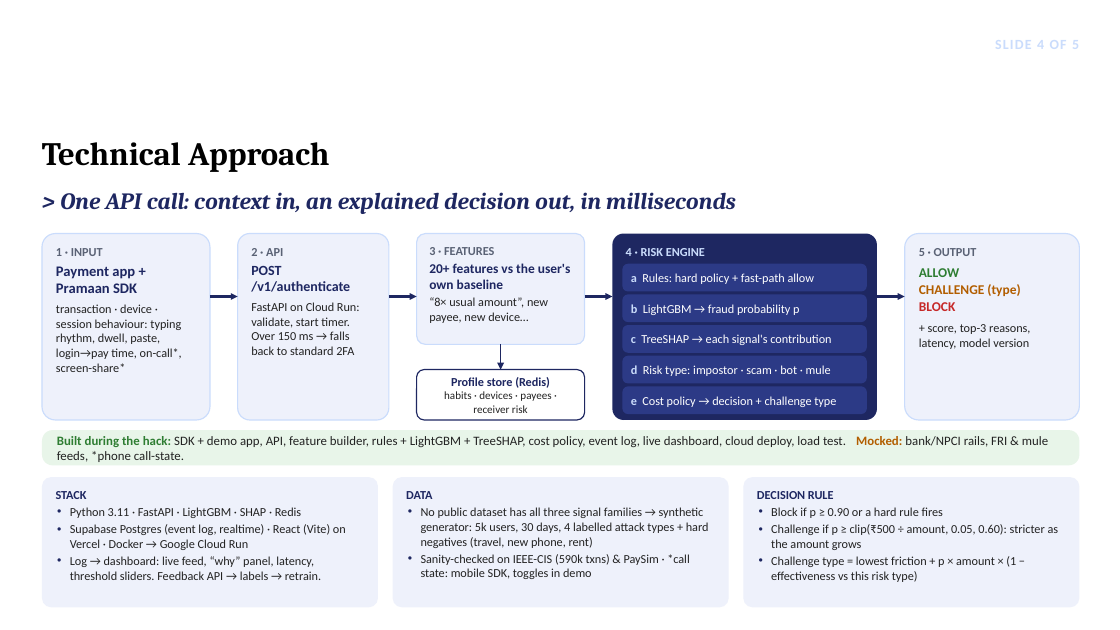
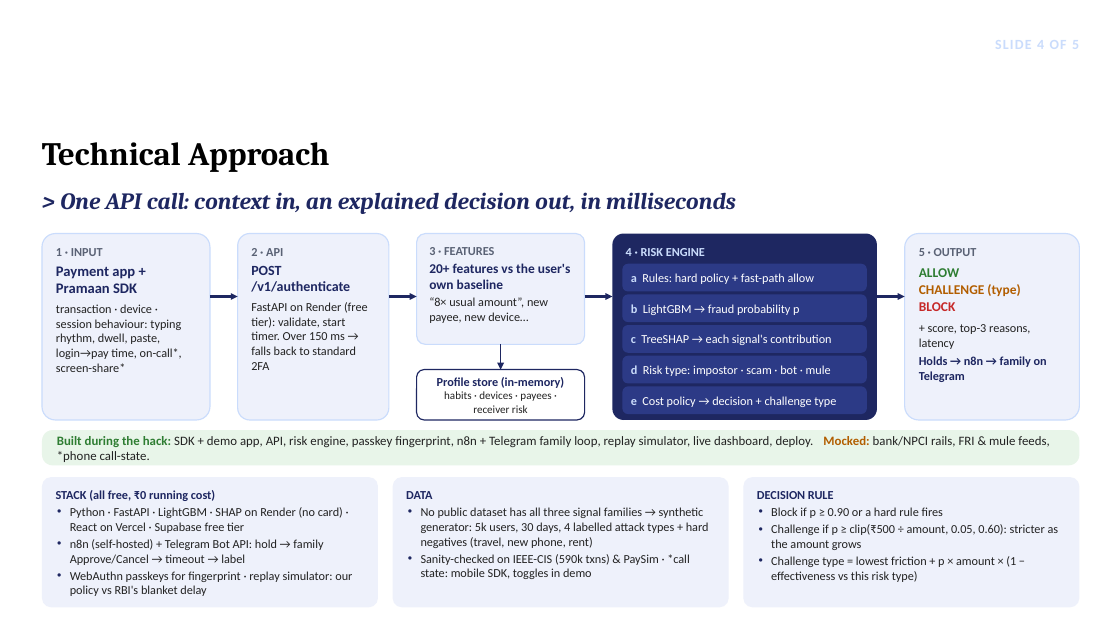
Before and after one commit to bhavyammisra/BIOS-Transaction-Authentication, a slide deck: slide 4 of docs/05-pitch/Pramaan_BIOS_Screening.pptx. Drawn at 1120x630 pixels with LibreOffice and Linux fonts; fonts in the diff are those of the drawing; background and template pictures are left out. Boxes give left, top, right and bottom in pixels: in the first picture for what was removed or moved away, otherwise in the second. Text is boxed around its words. In the diff, an @@ line names an element or a change of style, - is before the commit and + after.

```diff
--- a/docs/05-pitch/Pramaan_BIOS_Screening.pptx
+++ b/docs/05-pitch/Pramaan_BIOS_Screening.pptx
@@ text in rounded rectangle at <box>251,302,368,370</box>: text changed @@
-FastAPI on Cloud Run: validate, start timer. Over 150 ms → falls back to standard 2FA
+FastAPI on Render (free tier): validate, start timer. Over 150 ms → falls back to standard 2FA
@@ text in rounded rectangle at <box>919,324,1047,382</box>: text changed @@
-+ score, top-3 reasons, latency, model version
++ score, top-3 reasons, latency
+Holds → n8n → family on Telegram
@@ text in rounded rectangle at <box>437,377,564,388</box>: text changed @@
-Profile store (Redis)
+Profile store (in-memory)
@@ text in rounded rectangle at <box>57,436,1049,462</box>: text changed @@
-Built during the hack: SDK + demo app, API, feature builder, rules + LightGBM + TreeSHAP, cost policy, event log, live dashboard, cloud deploy, load test. Mocked: bank/NPCI rails, FRI & mule feeds, *phone call-state.
+Built during the hack: SDK + demo app, API, risk engine, passkey fingerprint, n8n + Telegram family loop, replay simulator, live dashboard, deploy. Mocked: bank/NPCI rails, FRI & mule feeds, *phone call-state.
@@ text in rounded rectangle at <box>56,490,352,596</box>: text changed @@
-STACK
-• Python 3.11 · FastAPI · LightGBM · SHAP · Redis
-• Supabase Postgres (event log, realtime) · React (Vite) on Vercel · Docker → Google Cloud Run
-• Log → dashboard: live feed, “why” panel, latency, threshold sliders. Feedback API → labels → retrain.
+STACK (all free, ₹0 running cost)
+• Python · FastAPI · LightGBM · SHAP on Render (no card) · React on Vercel · Supabase free tier
+• n8n (self-hosted) + Telegram Bot API: hold → family Approve/Cancel → timeout → label
+• WebAuthn passkeys for fingerprint · replay simulator: our policy vs RBI's blanket delay
```
Also in this commit, not shown: 3 other slides changed, 5 other files.
